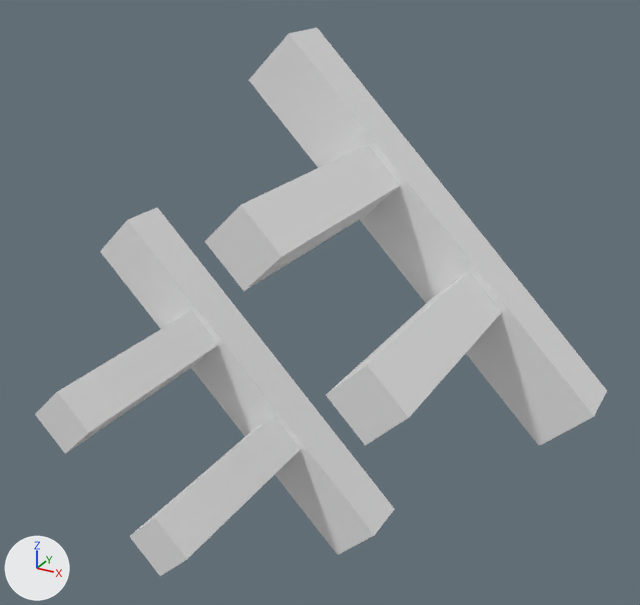
What one commit did to the OBJ model assets/meshes/drones/s1000plus/s1000plus__gear.obj.
One viewpoint serves both versions: a 50 mm camera at (0.393, -0.421, 0.377) aimed at (0.026, 0.245, 0.044). Lighting does not change. The marker at lower left points along +X, +Y and +Z. The older version comes first. Where no turn or scale is listed for an object, it has been applied to the vertices.

Names of what the first picture shows: 's1000plus__gear'.
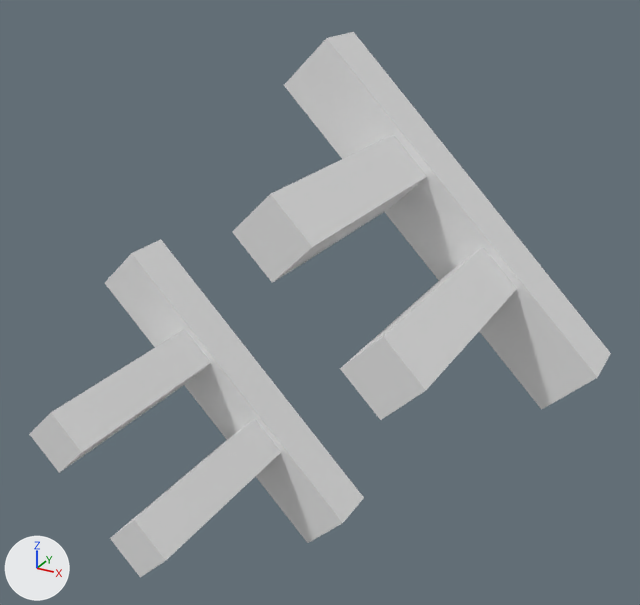
What differs and where, as boxes [x1, y1, x2, y2] in the pictures (640 x 605 px; the box of a moved part takes in the faces that stretch with it):
```json
{"object": "s1000plus__gear", "change": "reshaped", "before": [35, 28, 607, 576], "after": [29, 32, 611, 577]}
{"part": 1, "of": "me_s1000plus__gear", "change": "moved or reshaped", "before": [35, 311, 218, 454], "after": [29, 329, 210, 473]}
{"part": 2, "of": "me_s1000plus__gear", "change": "moved or reshaped", "before": [129, 415, 300, 576], "after": [110, 419, 281, 577]}
{"part": 3, "of": "me_s1000plus__gear", "change": "moved or reshaped", "before": [205, 145, 400, 291], "after": [232, 135, 426, 283]}
{"part": 4, "of": "me_s1000plus__gear", "change": "moved or reshaped", "before": [326, 272, 501, 445], "after": [340, 247, 517, 420]}
{"part": 5, "of": "me_s1000plus__gear", "change": "moved or reshaped", "before": [100, 207, 394, 555], "after": [105, 240, 364, 543]}
{"part": 6, "of": "me_s1000plus__gear", "change": "moved or reshaped", "before": [249, 28, 607, 446], "after": [284, 32, 611, 410]}
```

Edits to the scene script, one JSON object a line:
```json
{"block": "me_s1000plus__gear", "where": "# used by ob_s1000plus__gear; location = (0.0, 0.0, 0.0)"}
{"block": "me_s1000plus__gear", "where": "# before: 16 (0.071, 0.337, -0.234) at pixel (394, 508), 17 (0.027, 0.337, -0.279), 18 (-0.279, 0.337, 0.027), 19 (-0.234, 0.337, 0.071) at pixel (157, 207), 20 (0.071, 0.285, -0.234) at pixel (374, 535)"}
{"block": "me_s1000plus__gear", "where": "# before: 21 (-0.234, 0.285, 0.071) at pixel (127, 219), 22 (-0.279, 0.285, 0.027) at pixel (99, 251), 23 (0.027, 0.285, -0.279) at pixel (337, 555)"}
{"block": "me_s1000plus__gear", "where": "# before: 40 (0.279, 0.337, -0.027) at pixel (607, 390), 41 (0.234, 0.337, -0.071), 42 (-0.071, 0.337, 0.234), 43 (-0.027, 0.337, 0.279) at pixel (317, 27), 44 (0.279, 0.285, -0.027) at pixel (594, 416)"}
{"block": "me_s1000plus__gear", "where": "# before: 45 (-0.027, 0.285, 0.279) at pixel (288, 33), 46 (-0.071, 0.285, 0.234) at pixel (248, 80), 47 (0.234, 0.285, -0.071) at pixel (539, 446)"}
{"op": "remove", "block": "me_s1000plus__gear", "code": "me_s1000plus__gear.from_pydata(...)  # 48 vertices, 72 faces; spans x -0.279..0.279, y 0.081..0.337, z -0.279..0.279"}
{"op": "add", "block": "me_s1000plus__gear", "code": "me_s1000plus__gear.from_pydata(...)  # 48 vertices, 72 faces; spans x -0.277..0.277, y 0.081..0.337, z -0.277..0.277"}
{"block": "me_s1000plus__gear", "change": "me_s1000plus__gear part 1: the loose piece of 8 vertices spanning x -0.188..-0.121, y 0.081..0.311, z -0.086..-0.019 is moved by (-0.012, 0.0, -0.025)"}
{"block": "me_s1000plus__gear", "change": "me_s1000plus__gear part 2: the loose piece of 8 vertices spanning x -0.086..-0.019, y 0.081..0.311, z -0.188..-0.121 is moved by (-0.025, 0.0, -0.012)"}
{"block": "me_s1000plus__gear", "change": "me_s1000plus__gear part 3: the loose piece of 8 vertices spanning x 0.019..0.086, y 0.081..0.311, z 0.121..0.188 is moved by (0.025, 0.0, 0.012)"}
{"block": "me_s1000plus__gear", "change": "me_s1000plus__gear part 4: the loose piece of 8 vertices spanning x 0.121..0.188, y 0.081..0.311, z 0.019..0.086 is moved by (0.012, 0.0, 0.025)"}
{"block": "me_s1000plus__gear", "change": "me_s1000plus__gear part 5"}
{"op": "add", "block": "me_s1000plus__gear", "code": "for i in [16, 17, 20, 23]: me_s1000plus__gear.vertices[i].co += Vector((-0.038, 0.0, 0.002))"}
{"op": "add", "block": "me_s1000plus__gear", "code": "for i in [18, 19, 21, 22]: me_s1000plus__gear.vertices[i].co += Vector((0.002, 0.0, -0.038))"}
{"block": "me_s1000plus__gear", "change": "me_s1000plus__gear part 6"}
{"op": "add", "block": "me_s1000plus__gear", "code": "for i in [40, 41, 44, 47]: me_s1000plus__gear.vertices[i].co += Vector((-0.002, 0.0, 0.038))"}
{"op": "add", "block": "me_s1000plus__gear", "code": "for i in [42, 43, 45, 46]: me_s1000plus__gear.vertices[i].co += Vector((0.038, 0.0, -0.002))"}
```
